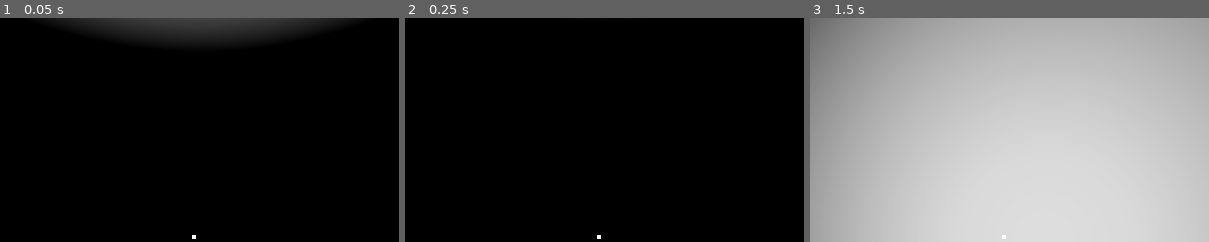
Above: before the commit, frames 1-3 (left to right).
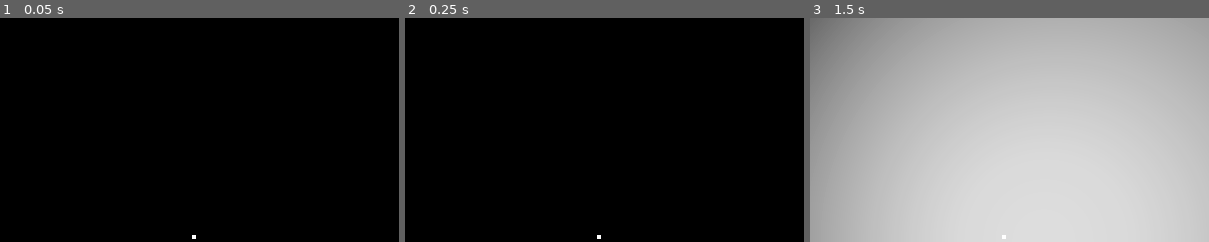
Above: after the commit, the same moments.

Repository: jakubaszcz/Still
Game: Godot game, scene res://scenes/game.tscn
The game is run twice, just before and just after one commit, with the same random seed, the same clock (stepped at 60 frames per second) and the same inputs.
Inputs (mouse positions are % of the whole screen's width and height, from its top left):
- Up to frame 1 (0.05 s): no input
- Up to frame 2 (0.25 s): no input
- Up to frame 3 (1.5 s): tap Enter at 0.5 s; move the mouse to (55, 50) at 0.52 s; hold W (move_forward) from 0.53 s (still down); click (55, 50) at 0.6 s; right-click (55, 50) at 0.8 s; move the mouse to (45, 50) at 1.27 s; right-click (45, 50) at 1.35 s
The pictures show only the part of the screen within x 25-75%, y 0-50%; the shares and areas given below are measured in that part.

The runs differ from the first frame. In frame 1, 5.1% of the frame differs, in the area x 13-87%, y 0-11%; in frame 2, less than 0.1%; in frame 3, nothing differs.

Commit message:
feat: escape system
A door has been created to allow the player to escape from the place if the player have the key

Diff:
--- a/nodes/items/fuse.tscn
+++ b/nodes/items/fuse.tscn
@@ -1,6 +1,7 @@
 [gd_scene format=3 uid="uid://nym8ba6ktxc7"]
 
 [ext_resource type="Script" uid="uid://dqujlnw73vutc" path="res://scripts/items/fuse.gd" id="1_ou214"]
+[ext_resource type="PackedScene" uid="uid://cww2obkb5k3ri" path="res://assets/Key.glb" id="2_8vy7t"]
 
 [sub_resource type="SphereShape3D" id="SphereShape3D_bb57o"]
 
@@ -10,4 +11,5 @@
 [node name="CollisionShape3D" type="CollisionShape3D" parent="." unique_id=1853402136]
 shape = SubResource("SphereShape3D_bb57o")
 
-[node name="CSGSphere3D" type="CSGSphere3D" parent="CollisionShape3D" unique_id=2008477325]
+[node name="Root Scene" parent="." unique_id=444760705 instance=ExtResource("2_8vy7t")]
+transform = Transform3D(0.5, 0, 0, 0, 0.5, 0, 0, 0, 0.5, 0, 0, 0)
--- a/nodes/monster.tscn
+++ b/nodes/monster.tscn
@@ -1,7 +1,6 @@
 [gd_scene format=3 uid="uid://1b56ietgkpoa"]
 
 [ext_resource type="Script" uid="uid://bd6b6iyayegpd" path="res://scripts/monster.gd" id="1_srrws"]
-[ext_resource type="AudioStream" uid="uid://cfed680tptsix" path="res://sounds/footstep.mp3" id="2_ux2sb"]
 
 [sub_resource type="CapsuleShape3D" id="CapsuleShape3D_hbfoo"]
 
@@ -19,8 +18,4 @@
 [node name="MeshInstance3D" type="MeshInstance3D" parent="." unique_id=26484289]
 mesh = SubResource("CapsuleMesh_srrws")
 
-[node name="AudioStreamPlayer3D" type="AudioStreamPlayer3D" parent="." unique_id=773335660]
-stream = ExtResource("2_ux2sb")
-autoplay = true
-
 [connection signal="navigation_finished" from="NavigationAgent3D" to="." method="_on_navigation_agent_3d_navigation_finished"]
--- a/scenes/game.tscn
+++ b/scenes/game.tscn
@@ -3,6 +3,7 @@
 [ext_resource type="PackedScene" uid="uid://ckudr8chj1kgo" path="res://nodes/player.tscn" id="1_uwrxv"]
 [ext_resource type="PackedScene" uid="uid://1b56ietgkpoa" path="res://nodes/monster.tscn" id="2_yqjtg"]
 [ext_resource type="PackedScene" uid="uid://nym8ba6ktxc7" path="res://nodes/items/fuse.tscn" id="3_lnu2h"]
+[ext_resource type="PackedScene" uid="uid://c4jvx4glbgl2" path="res://nodes/door.tscn" id="4_lbhrr"]
 
 [sub_resource type="ProceduralSkyMaterial" id="ProceduralSkyMaterial_lnu2h"]
 sky_top_color = Color(0, 0, 0, 1)
@@ -40,7 +41,7 @@
 transform = Transform3D(1, 0, 0, 0, 1, 0, 0, 0, 1, 3.6950197, 1.6629984, 4.3988147)
 
 [node name="Fuse" parent="." unique_id=1921144796 instance=ExtResource("3_lnu2h")]
-transform = Transform3D(1, 0, 0, 0, 1, 0, 0, 0, 1, -2.671547, 1.2467847, 2.51936)
+transform = Transform3D(1, 0, 0, 0, 1, 0, 0, 0, 1, -1.2928991, 4.632543, 0.46152687)
 
 [node name="NavigationRegion3D" type="NavigationRegion3D" parent="." unique_id=1587314762]
 navigation_mesh = SubResource("NavigationMesh_lnu2h")
@@ -65,6 +66,9 @@
 transform = Transform3D(-4.371139e-08, 0, 1, 0, 1, 0, -1, 0, -4.371139e-08, -18, 6, 0)
 size = Vector3(36, 15, 1)
 
-[node name="CSGBox3D" type="CSGBox3D" parent="." unique_id=1906817324]
-transform = Transform3D(1, 0, 0, 0, 1, 0, 0, 0, 1, 0, 10.15752, 0)
+[node name="Door" parent="." unique_id=645919801 instance=ExtResource("4_lbhrr")]
+transform = Transform3D(4, 0, 0, 0, 4, 0, 0, 0, 4, -1.0861063, 0.49999905, 17.118332)
+
+[node name="CSGBox3D" type="CSGBox3D" parent="." unique_id=1677295353]
+transform = Transform3D(1, 0, 0, 0, 1, 0, 0, 0, 1, 0, 12.706871, 0)
 size = Vector3(35, 1, 35)
--- /dev/null
+++ b/scripts/door.gd
@@ -0,0 +1,7 @@
+extends CharacterBody3D
+
+func _ready() -> void:
+	add_to_group("door")
+
+func _door() -> void:
+	print("Door has been opened")
--- a/scripts/items/class/item.gd
+++ b/scripts/items/class/item.gd
@@ -1,7 +1,7 @@
 extends CharacterBody3D
 class_name Item
 
-enum ItemType { ITEM, FUSE }
+enum ItemType { ITEM, KEY }
 
 @export var item_name: ItemType = ItemType.ITEM
 @export var noise_on_drop: float = 0.5
--- a/scripts/items/fuse.gd
+++ b/scripts/items/fuse.gd
@@ -1,7 +1,8 @@
 extends Item
 
 func _ready():
-	item_name = Item.ItemType.FUSE
+	print("Fuse has been created")
+	item_name = Item.ItemType.KEY
 
 func _physics_process(delta: float) -> void:
 	if not is_on_floor():
--- a/scripts/player.gd
+++ b/scripts/player.gd
@@ -43,11 +43,19 @@
 
 func _pick_item():
 	if Input.is_action_just_pressed("left_hand") or Input.is_action_just_pressed("right_hand"):
-		var item: Item = _raycast_item()
+		var item: Object = _raycast_item()
 		if Input.is_action_just_pressed("left_hand"):
-			_hand(HandType.LEFT, item)
+			if item is Item:
+				_hand(HandType.LEFT, item)
+			elif item and item.is_in_group("door"):
+				if left_hand_item and left_hand_item.item_name == Item.ItemType.KEY:
+					item._door()
 		elif Input.is_action_just_pressed("right_hand"):
-			_hand(HandType.RIGHT, item)
+			if item is Item:
+				_hand(HandType.RIGHT, item)
+			elif item and item.is_in_group("door"):
+				if right_hand_item and right_hand_item.item_name == Item.ItemType.KEY:
+					item._door()
 
 func _hand(hand : HandType, item : Item):
 		match hand:
@@ -84,10 +92,12 @@
 
 
 
-func _raycast_item() -> Item:
+func _raycast_item() -> Object:
 	if ray.is_colliding():
 		var hit: Object = ray.get_collider()
 		if hit is Item:
+			return hit
+		if hit.is_in_group("door"):
 			return hit
 	return null
 
Not shown, removed: sounds/footstep.mp3.import
Not shown, removed: sounds/footstep.mp3
